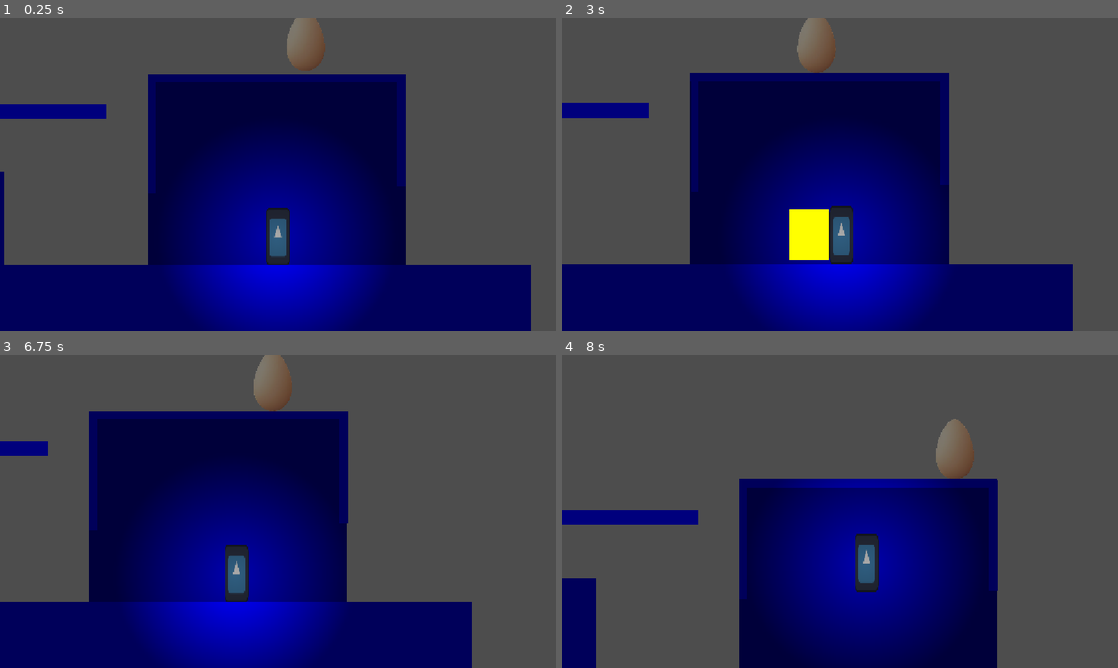
Above: before the commit, frames 1-4 (two rows, left to right).
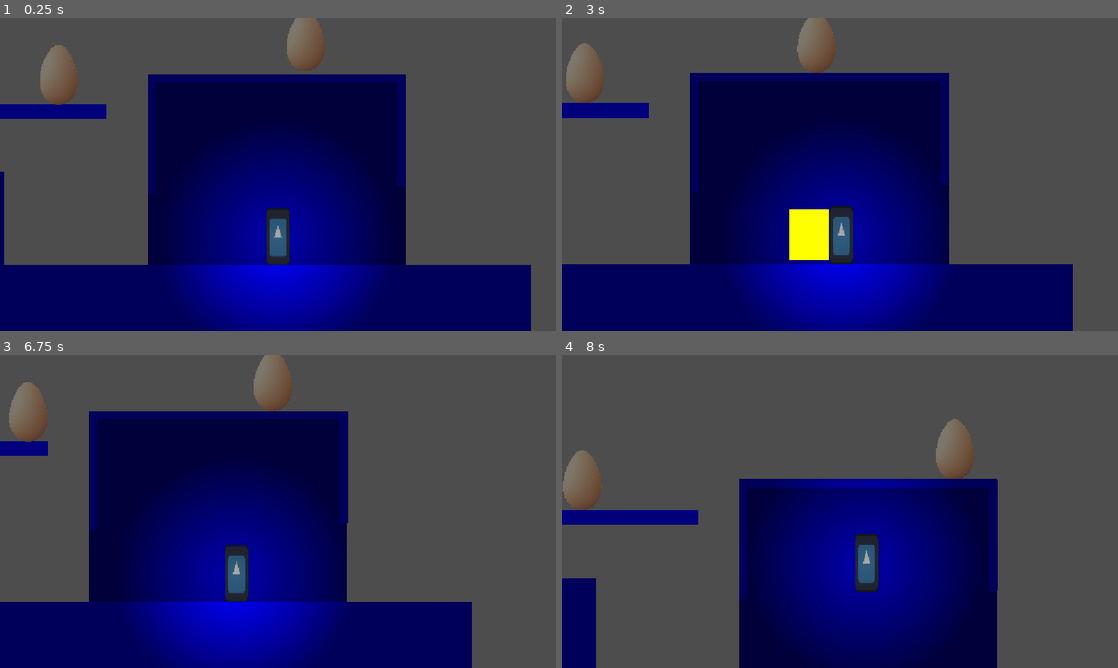
Above: after the commit, the same moments.

Repository: Triopking/Beat-Them-Up
Game: Godot game, scene res://Scenes/test_level.tscn
Two runs of this game, one before a commit and one after it. Both use one fixed random seed, a clock stepped at 60 frames per second and the inputs below. This scene is started directly instead of the project's main scene. The engine's default icon, where the game draws it, is replaced by a stand-in: a white triangle on a blue panel in a dark square.
Inputs:
- Up to frame 1 (0.25 s): no input
- Up to frame 2 (3 s): hold Q (AttackL) 0.53-1.28 s; hold D (Right) 0.53-2.03 s; tap Space (Jump) at 0.77, 1.52 s; tap E (AttackR) at 1.35 s; hold Left (Left) 2.03-2.78 s; hold Shift (Sprint) 2.03-2.78 s; hold D (Right) from 2.78 s (still down); tap Q (AttackL) at 2.85 s
- Up to frame 3 (6.75 s): tap Space (Jump) at 3.02, 3.77, 4.52, 6.02 s; hold E (AttackR) 3.53-4.28 s; release D (Right) at 4.28 s; hold Left (Left) 4.28-5.03 s; tap Shift (Sprint) at 4.35 s; hold D (Right) 5.03-5.78 s; hold Q (AttackL) 5.03-5.78 s; hold Left (Left) from 5.78 s (still down); tap E (AttackR) at 5.85 s; hold Shift (Sprint) from 6.53 s (still down)
- Up to frame 4 (8 s): tap Space (Jump) at 6.77, 7.52 s; release Left (Left) at 7.28 s; release Shift (Sprint) at 7.28 s; hold D (Right) from 7.28 s (still down); tap Q (AttackL) at 7.35 s

The runs differ from the first frame. In frame 1, 1.0% of the frame differs, in the area x 7-14%, y 8-28%; in frame 2, 1.0%; in frame 3, 1.0%, in the area x 1-9%, y 8-28%; in frame 4, 1.0%.

Commit message:
egg work

Diff:
--- a/mechanic-gaunlet/Scenes/player.tscn
+++ b/mechanic-gaunlet/Scenes/player.tscn
@@ -31,7 +31,7 @@
 [sub_resource type="GradientTexture2D" id="GradientTexture2D_8ie3n"]
 gradient = SubResource("Gradient_6t5aa")
 
-[node name="Player" type="CharacterBody2D" unique_id=1843922582]
+[node name="Player" type="CharacterBody2D" unique_id=1843922582 groups=["player"]]
 script = ExtResource("1_cvnsp")
 
 [node name="Icon" type="Sprite2D" parent="." unique_id=2044453431]
@@ -43,7 +43,7 @@
 [node name="CollisionShape2D" type="CollisionShape2D" parent="." unique_id=569315751]
 shape = SubResource("CapsuleShape2D_8ie3n")
 
-[node name="Hitzone" type="Area2D" parent="." unique_id=1426823585]
+[node name="Hitzone" type="Area2D" parent="." unique_id=1426823585 groups=["player_hitbox"]]
 collision_layer = 2
 collision_mask = 2
 
@@ -62,8 +62,8 @@
 texture = SubResource("GradientTexture2D_6t5aa")
 texture_scale = 8.6
 
-[node name="Side1" type="Area2D" parent="." unique_id=1691279803]
-collision_layer = 2
+[node name="Side1" type="Area2D" parent="." unique_id=1691279803 groups=["player_attack"]]
+collision_layer = 3
 collision_mask = 2
 
 [node name="CollisionShape2D" type="CollisionShape2D" parent="Side1" unique_id=2142301736]
@@ -77,9 +77,8 @@
 scale = Vector2(1.375, 1.7500002)
 texture = SubResource("GradientTexture2D_8ie3n")
 
-[node name="Side2" type="Area2D" parent="." unique_id=1834068732]
+[node name="Side2" type="Area2D" parent="." unique_id=1834068732 groups=["player_attack"]]
 collision_layer = 2
-collision_mask = 2
 
 [node name="CollisionShape2D" type="CollisionShape2D" parent="Side2" unique_id=1221857118]
 position = Vector2(-70, -2)
--- a/mechanic-gaunlet/Scenes/test_level.tscn
+++ b/mechanic-gaunlet/Scenes/test_level.tscn
@@ -152,3 +152,6 @@
 [node name="CollisionShape2D" type="CollisionShape2D" parent="Area2D" unique_id=1948928799]
 position = Vector2(599.25, 223)
 shape = SubResource("RectangleShape2D_enujx")
+
+[node name="Enemy2" parent="." unique_id=1006530297 instance=ExtResource("3_eglq2")]
+position = Vector2(85, 233)
--- a/mechanic-gaunlet/Scripts/enemy.gd
+++ b/mechanic-gaunlet/Scripts/enemy.gd
@@ -15,6 +15,7 @@
 const SPEED = 10000.0
 const JUMP_VELOCITY = -400.0
 
+var hit
 var direction
 
 func _ready() -> void:
@@ -35,6 +36,12 @@
 	if not is_on_floor():
 		velocity += get_gravity() * delta
 
+	#when it is hit
+	if hit == true:
+		health =- 1
+		$AnimationPlayer.play("vulnerable")
+		invincibility.start()
+
 	#when the raycasts on the left detect something, it would switch directions
 	if not left_down.is_colliding():
 		direction = 1
@@ -52,11 +59,10 @@
 func _on_area_2d_area_shape_entered(area_rid: RID, area: Area2D, area_shape_index: int, local_shape_index: int) -> void:
 
 	if area.is_in_group("player_attack"):
-		health =- 1
-		$AnimationPlayer.play("vulnerable")
-		invincibility.start()
+		hit = true
 
 
 func _on_invincibility_timeout() -> void:
-	$AnimationPlayer.stop()
+	$AnimationPlayer.play("RESET")
+	hit = false
 	$Area2D/CollisionShape2D.disabled = false
Not shown: 1 places in mechanic-gaunlet/Scenes/first_level.tscn that only renumber resources
Not shown: 1 places in mechanic-gaunlet/first_level_backup.tscn that only renumber resources
